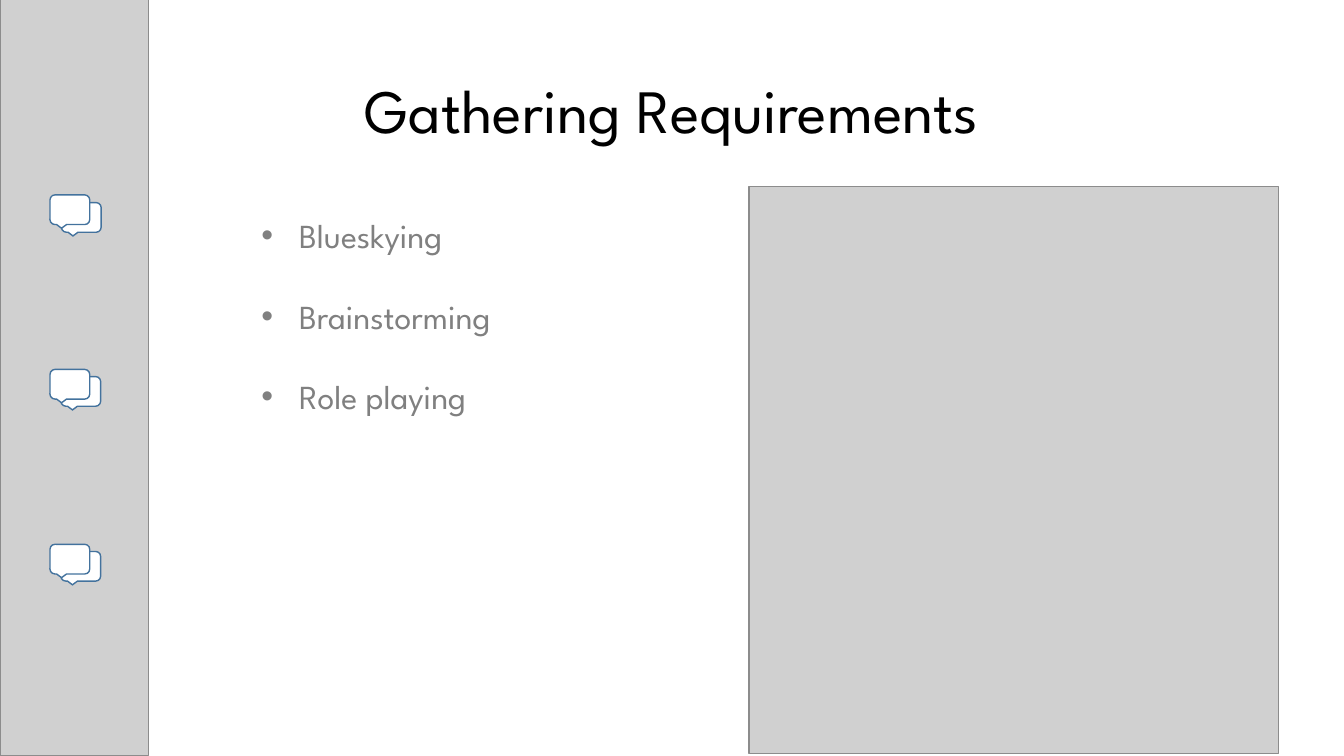
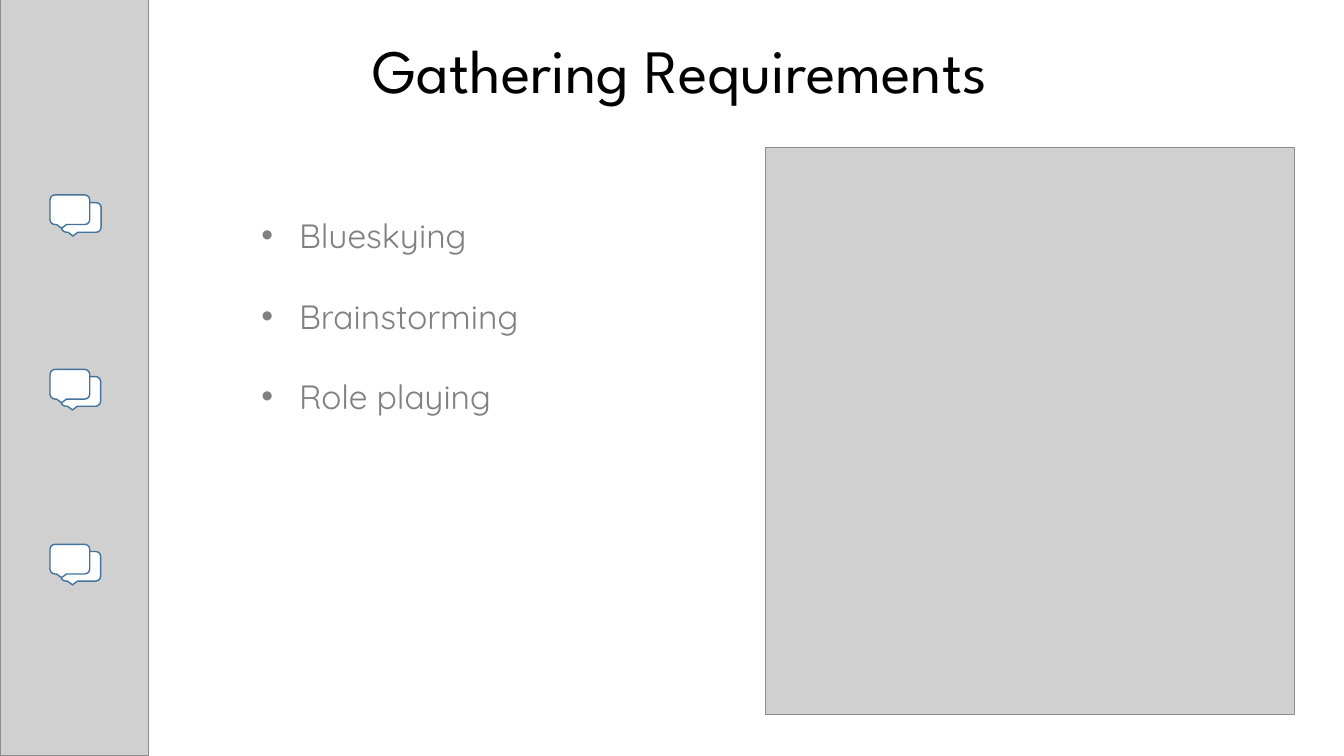
Before and after one commit to karbmk/CGU_software_development, a slide deck: slide 3 of Gila_Breath_Camp/Documents/Gila Breath Camp.pptx (slide 2 before the commit). Drawn at 1344x756 pixels with LibreOffice and Linux fonts; fonts in the diff are those of the drawing; grey boxes stand for pictures. Boxes give left, top, right and bottom in pixels: in the first picture for what was removed or moved away, otherwise in the second. Text is boxed around its words. In the diff, an @@ line names an element or a change of style, - is before the commit and + after.

```diff
--- a/Gila_Breath_Camp/Documents/Gila Breath Camp.pptx
+++ b/Gila_Breath_Camp/Documents/Gila Breath Camp.pptx
@@ title "Gathering Requirements": place and size @@
-title "Gathering Requirements" at [365,90,978,147]
+title "Gathering Requirements" at [373,50,986,107]
@@ picture: place and size @@
-picture at [749,187,1278,753]
+picture at [765,148,1295,715]
@@ text "Blueskying" at [299,223,518,416]: font League Spartan to Quicksand @@
```
Also in this commit, not shown: 2 other slides changed, 1 slide added, 1 other file.
